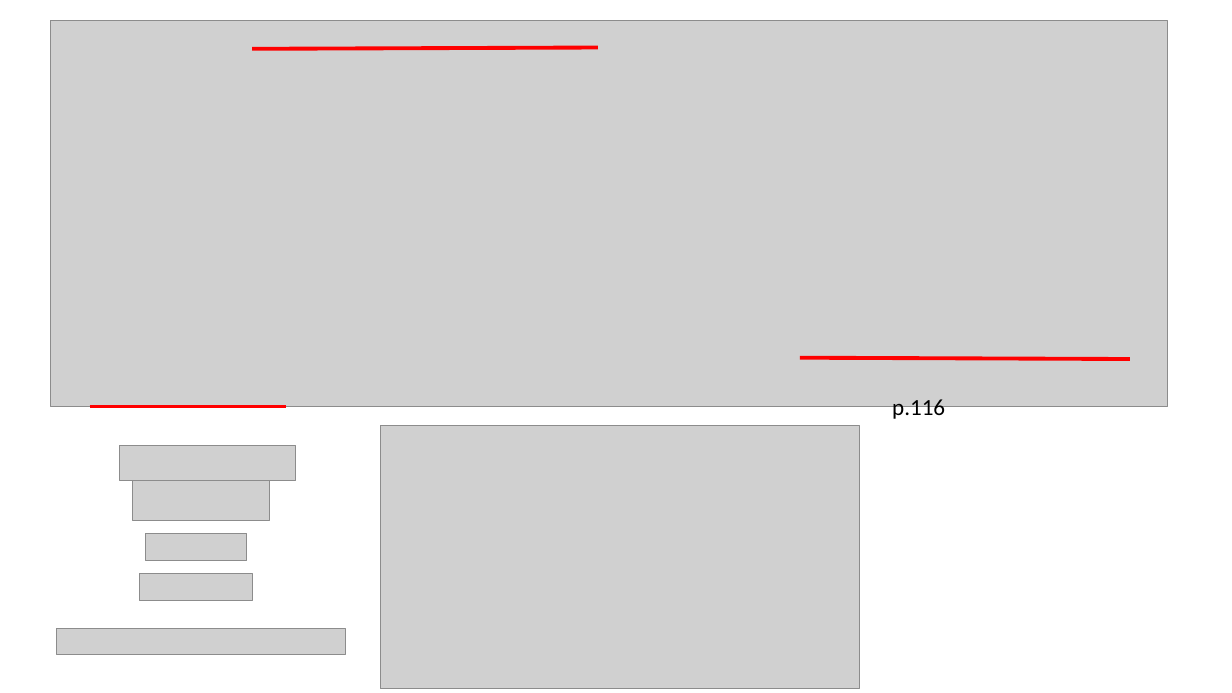
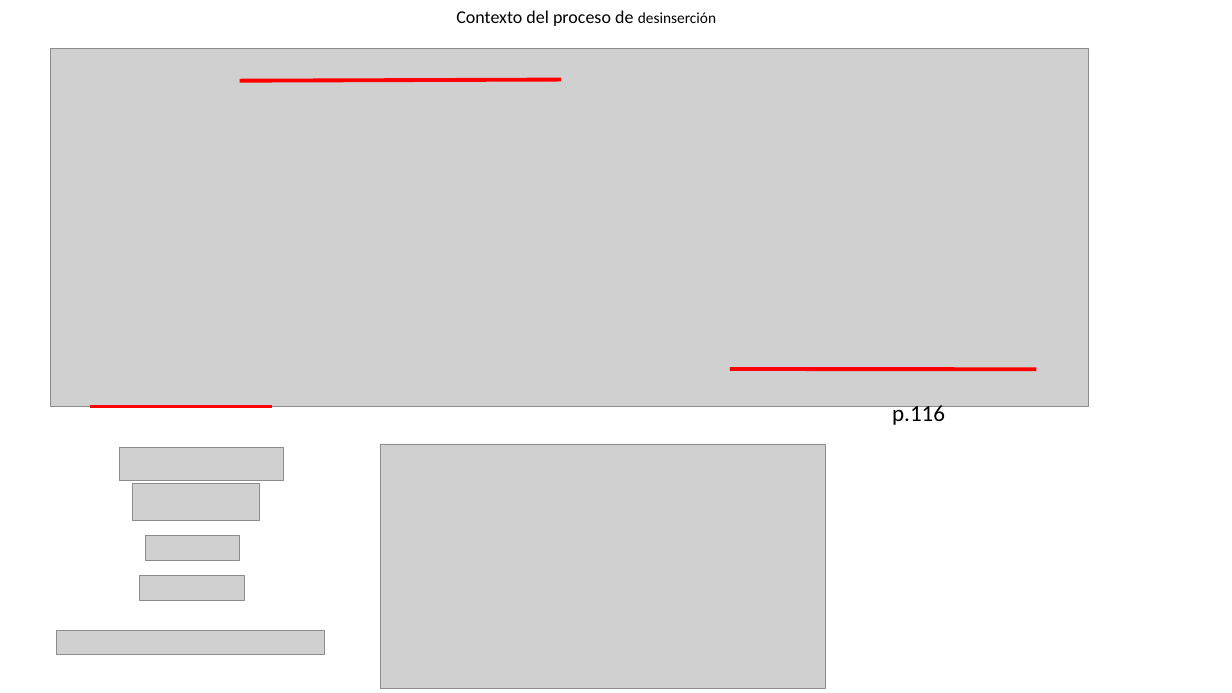
Before and after one commit to zaboltar/zaboltar.github.io, a slide deck: slide 9 of assets uarm/2023 2 UarmPCrit/Taylor - Era Secular 3 y 5.pptx (slide 8 before the commit). Drawn at 1232x693 pixels with LibreOffice and Linux fonts; fonts in the diff are those of the drawing; grey boxes stand for pictures. Boxes give left, top, right and bottom in pixels: in the first picture for what was removed or moved away, otherwise in the second. Text is boxed around its words. In the diff, an @@ line names an element or a change of style, - is before the commit and + after.

```diff
--- a/assets uarm/2023 2 UarmPCrit/Taylor - Era Secular 3 y 5.pptx
+++ b/assets uarm/2023 2 UarmPCrit/Taylor - Era Secular 3 y 5.pptx
@@ text added at <box>456,10,716,26</box>, 14 pt, text #000000 @@
+Contexto del proceso de desinserción
@@ picture: place and size @@
-picture at <box>51,20,1168,407</box>
+picture at <box>51,48,1089,407</box>
@@ line moved from (252, 49) - (598, 47) to (239, 80) - (561, 79) @@
@@ line moved from (800, 358) - (1130, 360) to (730, 369) - (1037, 370) @@
@@ line moved from (90, 407) - (287, 407) to (90, 407) - (273, 407) @@
@@ picture: place and size @@
-picture at <box>119,445,296,482</box>
+picture at <box>119,448,283,482</box>
@@ picture: place and size @@
-picture at <box>381,425,860,689</box>
+picture at <box>381,445,825,689</box>
@@ picture: place and size @@
-picture at <box>132,481,269,520</box>
+picture at <box>132,483,259,520</box>
@@ picture: place and size @@
-picture at <box>146,533,247,561</box>
+picture at <box>146,535,240,561</box>
@@ picture: place and size @@
-picture at <box>140,574,252,601</box>
+picture at <box>140,576,244,601</box>
@@ picture: place and size @@
-picture at <box>56,628,345,654</box>
+picture at <box>56,630,324,654</box>
```
Also in this commit, not shown: 5 other slides changed, 2 slides added, 1 other file.
